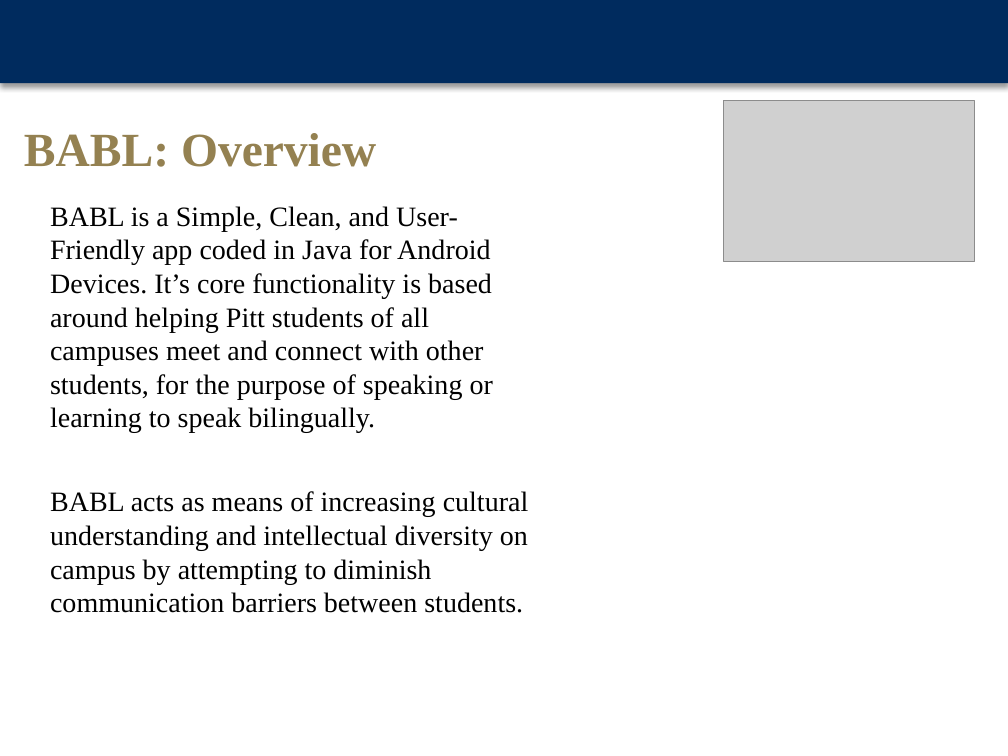
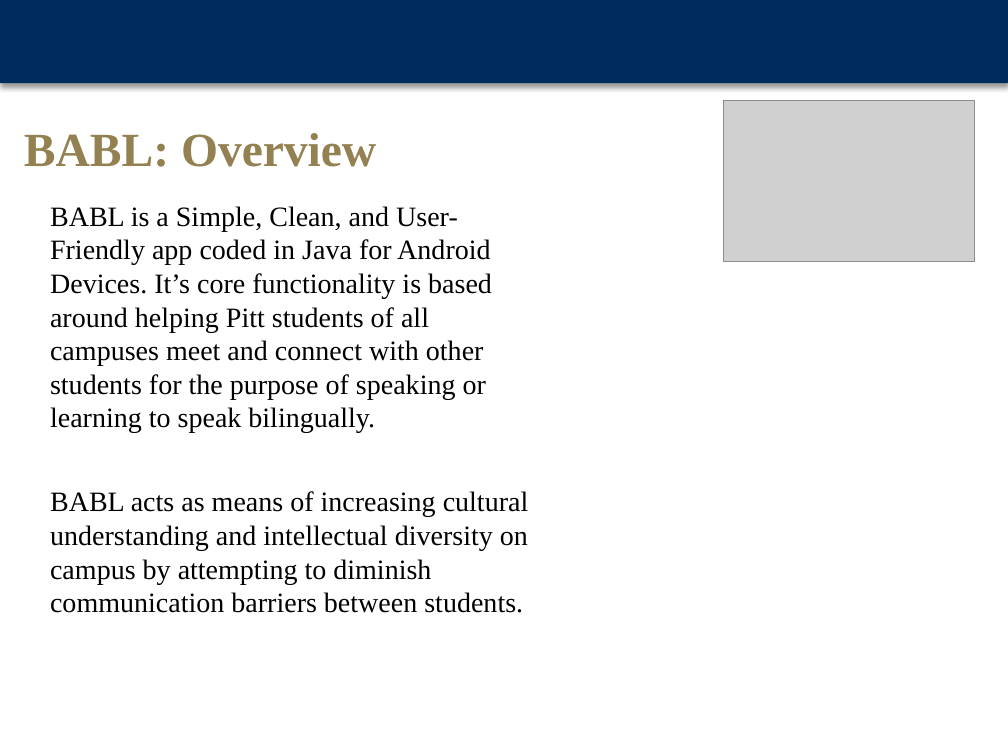
Before and after one commit to Jta26/BABLProject, a slide deck: slide 2 of BABLPowerPoint.pptx. Drawn at 1008x756 pixels with LibreOffice and Linux fonts; fonts in the diff are those of the drawing; grey boxes stand for pictures; background and template pictures are left out. Boxes give left, top, right and bottom in pixels: in the first picture for what was removed or moved away, otherwise in the second. Text is boxed around its words. In the diff, an @@ line names an element or a change of style, - is before the commit and + after.

```diff
--- a/BABLPowerPoint.pptx
+++ b/BABLPowerPoint.pptx
@@ text at [50, 206, 492, 433]: text changed @@
-BABL is a Simple, Clean, and User-Friendly app coded in Java for Android Devices. It’s core functionality is based around helping Pitt students of all campuses meet and connect with other students, for the purpose of speaking or learning to speak bilingually.
+BABL is a Simple, Clean, and User-Friendly app coded in Java for Android Devices. It’s core functionality is based around helping Pitt students of all campuses meet and connect with other students for the purpose of speaking or learning to speak bilingually.
```
Also in this commit, not shown: 1 other slide changed, 2 other files.
